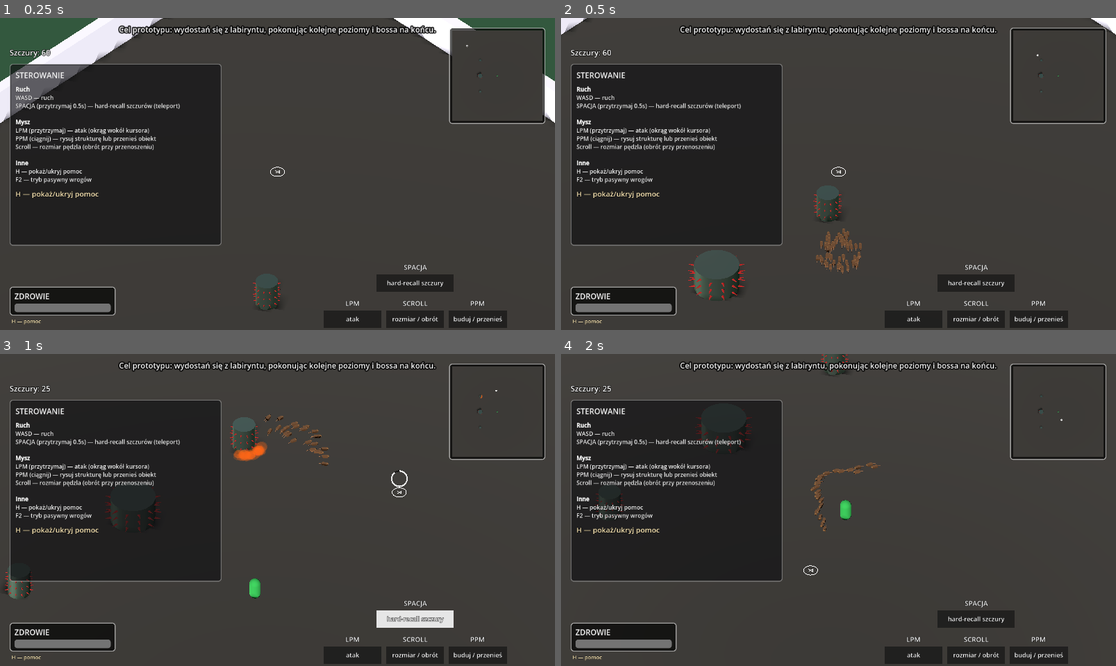
Above: before the commit, frames 1-4 (two rows, left to right).
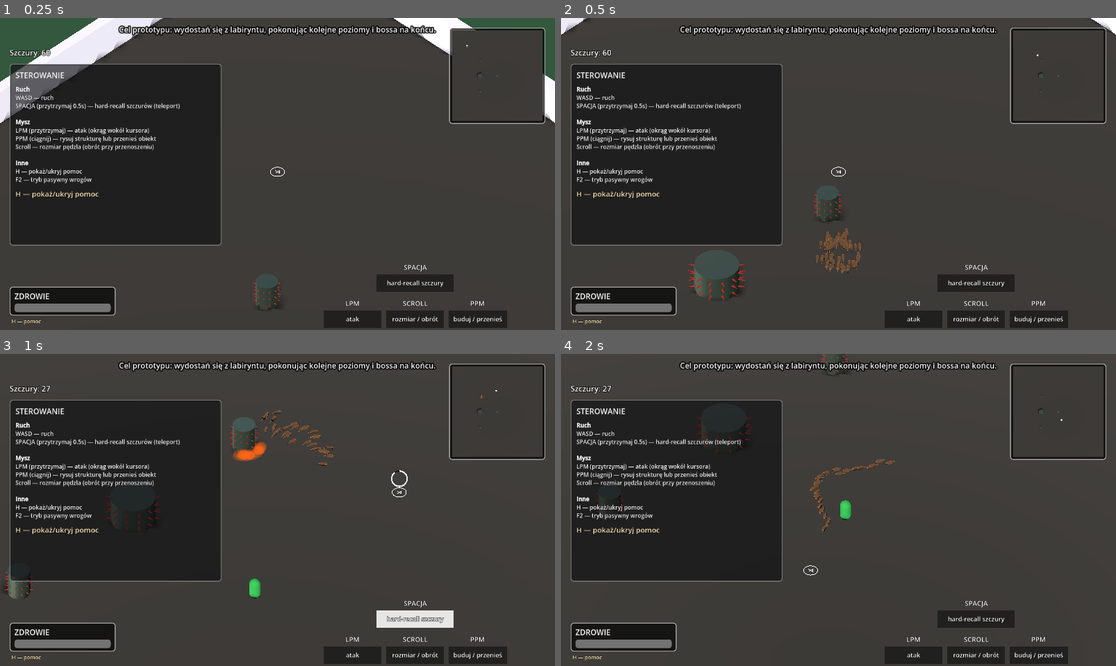
Above: after the commit, the same moments.

Repository: VirtuaIL/ZTGK-Prototyp
Game: Godot game, scene res://scenes/main.tscn
Two runs of this game, one before a commit and one after it. Both use one fixed random seed, a clock stepped at 60 frames per second and the inputs below.
Inputs (mouse positions are in pixels of both pictures, inside the frame that each line leads up to):
- Up to frame 1 (0.25 s): no input
- Up to frame 2 (0.5 s): no input
- Up to frame 3 (1 s): tap Enter at 0.5 s; move the mouse to (399, 494) at 0.52 s; hold D (move_right) from 0.53 s (still down); hold Space (recall_rats) from 0.53 s (still down); click (399, 494) at 0.67 s
- Up to frame 4 (2 s): release D (move_right) at 1.25 s; release Space (recall_rats) at 1.25 s; drag from (727, 525) to (810, 572) at 1.27 s

Frame 1 is identical in both runs. In frame 2, 0.2% of the frame differs, in the area x 46-55%, y 67-83%; in frame 3, 0.4%, in the area x 8-87%, y 10-36%; in frame 4, 0.3%.

Commit message:
charakterystyczne szczury - spawn i werbowanie

Diff:
--- a/scripts/main.gd
+++ b/scripts/main.gd
@@ -43,6 +43,9 @@
 @export var wild_rat_group_count_max: int = 2
 @export var wild_rat_count_per_group_min: int = 3
 @export var wild_rat_count_per_group_max: int = 6
+@export var wild_rat_prob_normal: float = 80.0
+@export var wild_rat_prob_red: float = 10.0
+@export var wild_rat_prob_green: float = 10.0
 
 var _wild_rat_timer: float = 0.0
 # ── UI Theme ──────────────────────────────────────────────────────────────────
@@ -675,9 +678,20 @@
 	for i in range(group_count):
 		var m = markers[randi() % markers.size()] as Node3D
 		var amount = randi_range(wild_rat_count_per_group_min, wild_rat_count_per_group_max)
+
+		var total_prob = wild_rat_prob_normal + wild_rat_prob_red + wild_rat_prob_green
+		var roll = randf_range(0.0, total_prob)
+		var grp_type = 0 # NORMAL
+		if roll < wild_rat_prob_red:
+			grp_type = 1 # RED
+		elif roll < wild_rat_prob_red + wild_rat_prob_green:
+			grp_type = 2 # GREEN
+
 		for j in range(amount):
 			var rat = rat_manager.rat_scene.instantiate()
 			rat.player = player
+			if rat.has_method("set_rat_type"):
+				rat.set_rat_type(grp_type)
 			rat_manager.add_child(rat)
 			rat.global_position = m.global_position + Vector3(randf_range(-1.5, 1.5), 0.2, randf_range(-1.5, 1.5))
 			if rat.has_method("set_wild"):
--- a/scripts/rat.gd
+++ b/scripts/rat.gd
@@ -5,6 +5,10 @@
 const GasCloudScene := preload("res://scenes/gas_cloud.tscn")
 
 enum State {FOLLOW, ORBIT, WAVE, TRAVEL_TO_BUILD, WAITING_FOR_FORMATION, STATIC}
+enum RatType { NORMAL, RED, GREEN }
+@export var rat_type: RatType = RatType.NORMAL
+var _base_material: Material = null
+var _speed_mult: float = 1.0
 
 @export var follow_speed: float = 6.0
 @export var orbit_radius: float = 4.0
@@ -124,27 +128,19 @@
 			_mgr = get_tree().get_first_node_in_group("rat_manager")
 			_mgr_refresh_timer = mgr_refresh_interval
 	var mgr = _mgr
-	if mgr != null and "buff_purple_timer" in mgr:
-		if mgr.buff_purple_timer > 0.0:
-			# Ustaw fioletowy kolor szczurów (wczesny return blokuje blok materiału poniżej)
-			if mgr.has_method("get_current_buff_material"):
-				var mat = mgr.get_current_buff_material()
-				if mat != _current_buff_material:
-					_current_buff_material = mat
-					$Body.material_override = mat
-					$Tail.material_override = mat
-					$Head.material_override = mat
-			if not is_on_floor():
-				velocity.y -= ProjectSettings.get_setting("physics/3d/default_gravity") * delta * 50
-			else:
-				velocity.y = 0.0
-			velocity.x = 0.0
-			velocity.z = 0.0
-			move_and_slide()
-			return
-
-		if mgr.buff_green_timer > 0.0:
-			_gas_timer -= delta
+	_speed_mult = 1.0
+
+	if mgr != null:
+		if "buff_purple_timer" in mgr and mgr.buff_purple_timer > 0.0:
+			_speed_mult = 0.15
+
+		var has_green_buff = (rat_type == RatType.GREEN) or ("buff_green_timer" in mgr and mgr.buff_green_timer > 0.0)
+		if has_green_buff:
+			if (mgr.buff_green_timer > 0.0):
+				_gas_timer -= delta
+			elif (rat_type == RatType.GREEN):
+				_gas_timer -= delta
+
 			var speed_sq = velocity.x * velocity.x + velocity.z * velocity.z
 			# Gęstszy ślad: co 0.07s gdy szczur się porusza → ciągła smuga
 			if _gas_timer <= 0.0 and speed_sq > 0.05:
@@ -171,8 +167,8 @@
 		to_player.y = 0.0
 		if to_player.length() > 0.001:
 			var dir := to_player.normalized()
-			velocity.x = dir.x * release_boost_speed
-			velocity.z = dir.z * release_boost_speed
+			velocity.x = dir.x * release_boost_speed * _speed_mult
+			velocity.z = dir.z * release_boost_speed * _speed_mult
 		if not is_on_floor():
 			velocity.y -= ProjectSettings.get_setting("physics/3d/default_gravity") * delta * 50
 		else:
@@ -205,13 +201,20 @@
 
 		# Fall recovery is handled above before distance checks.
 
+	var target_mat = null
 	if mgr != null and mgr.has_method("get_current_buff_material"):
-		var mat = mgr.get_current_buff_material()
-		if mat != _current_buff_material:
-			_current_buff_material = mat
-			$Body.material_override = mat
-			$Tail.material_override = mat
-			$Head.material_override = mat
+		var buff_mat = mgr.get_current_buff_material()
+		if buff_mat != null:
+			target_mat = buff_mat
+
+	if target_mat == null:
+		target_mat = _base_material
+
+	if target_mat != _current_buff_material:
+		_current_buff_material = target_mat
+		$Body.material_override = target_mat
+		$Tail.material_override = target_mat
+		$Head.material_override = target_mat
 
 	match state:
 		State.FOLLOW:
@@ -263,8 +266,9 @@
 
 	# Clamp horizontal speed
 	var hvel := Vector2(_spring_velocity.x, _spring_velocity.z)
-	if hvel.length() > max_speed:
-		hvel = hvel.normalized() * max_speed
+	var eff_max = max_speed * _speed_mult
+	if hvel.length() > eff_max:
+		hvel = hvel.normalized() * eff_max
 		_spring_velocity.x = hvel.x
 		_spring_velocity.z = hvel.y
 
@@ -307,7 +311,7 @@
 	)
 
 	var current := global_position
-	var new_pos := current.lerp(target_pos, lerp_speed * delta)
+	var new_pos := current.lerp(target_pos, lerp_speed * _speed_mult * delta)
 	var lerp_vel: Vector3 = (new_pos - current) / max(delta, 0.001)
 	velocity.x = lerp_vel.x
 	velocity.z = lerp_vel.z
@@ -347,8 +351,8 @@
 		set_follow()
 		return
 
-	velocity.x = wave_direction.x * wave_speed
-	velocity.z = wave_direction.z * wave_speed
+	velocity.x = wave_direction.x * wave_speed * _speed_mult
+	velocity.z = wave_direction.z * wave_speed * _speed_mult
 	if _should_block_edge(Vector2(velocity.x, velocity.z)):
 		velocity.x = 0.0
 		velocity.z = 0.0
@@ -372,7 +376,11 @@
 
 	var final_dmg = damage_per_hit
 	var dmg_color = Color.WHITE
-	if "buff_red_timer" in mgr and mgr.buff_red_timer > 0.0:
+
+	var mgr_has_red = ("buff_red_timer" in mgr and mgr.buff_red_timer > 0.0)
+	var is_red_rat = (rat_type == RatType.RED)
+
+	if mgr_has_red or is_red_rat:
 		final_dmg *= 2.0
 		dmg_color = Color(0.9, 0.1, 0.1)
 
@@ -407,8 +415,8 @@
 
 	if dist > 0.1:
 		var dir := Vector2(flat_target - flat_self).normalized()
-		velocity.x = dir.x * follow_speed * 2.0
-		velocity.z = dir.y * follow_speed * 2.0
+		velocity.x = dir.x * follow_speed * 2.0 * _speed_mult
+		velocity.z = dir.y * follow_speed * 2.0 * _speed_mult
 		# Smoothly lerp Y toward build target instead of instant snap
 		global_position.y = lerpf(global_position.y, build_target.y, 5.0 * delta)
 		var target_angle := atan2(dir.x, dir.y)
@@ -449,8 +457,8 @@
 			to_player.y = 0.0
 			if to_player.length() > 0.001:
 				var dir := to_player.normalized()
-				_spring_velocity.x = dir.x * release_boost_speed
-				_spring_velocity.z = dir.z * release_boost_speed
+				_spring_velocity.x = dir.x * release_boost_speed * _speed_mult
+				_spring_velocity.z = dir.z * release_boost_speed * _speed_mult
 				velocity.x = _spring_velocity.x
 				velocity.z = _spring_velocity.z
 			velocity.y = release_boost_up
@@ -663,6 +671,24 @@
 			mgr.rats.remove_at(idx)
 	queue_free()
 
+func set_rat_type(r_type: int) -> void:
+	rat_type = r_type as RatType
+	if rat_type == RatType.RED:
+		_base_material = StandardMaterial3D.new()
+		_base_material.albedo_color = Color(0.9, 0.1, 0.1)
+	elif rat_type == RatType.GREEN:
+		_base_material = StandardMaterial3D.new()
+		_base_material.albedo_color = Color(0.1, 0.9, 0.1)
+	else:
+		_base_material = null
+
+	if not is_wild:
+		if _current_buff_material != _base_material:
+			_current_buff_material = _base_material
+			$Body.material_override = _base_material
+			$Tail.material_override = _base_material
+			$Head.material_override = _base_material
+
 func set_wild(wild: bool) -> void:
 	is_wild = wild
 	if is_wild:
@@ -670,7 +696,13 @@
 		_wild_timer = wild_lifespan
 		state = State.STATIC
 		var mat = StandardMaterial3D.new()
-		mat.albedo_color = Color.BLACK
+		if rat_type == RatType.RED:
+			mat.albedo_color = Color(0.5, 0.05, 0.05)
+		elif rat_type == RatType.GREEN:
+			mat.albedo_color = Color(0.05, 0.5, 0.05)
+		else:
+			mat.albedo_color = Color.BLACK
+
 		if mat != _current_buff_material:
 			_current_buff_material = mat
 			$Body.material_override = mat
@@ -680,11 +712,11 @@
 		if is_in_group("wild_rats"):
 			remove_from_group("wild_rats")
 		state = State.FOLLOW
-		if _current_buff_material != null:
-			_current_buff_material = null
-			$Body.material_override = null
-			$Tail.material_override = null
-			$Head.material_override = null
+		if _current_buff_material != _base_material:
+			_current_buff_material = _base_material
+			$Body.material_override = _base_material
+			$Tail.material_override = _base_material
+			$Head.material_override = _base_material
 
 func _process_wild(delta: float) -> void:
 	_wild_timer -= delta
